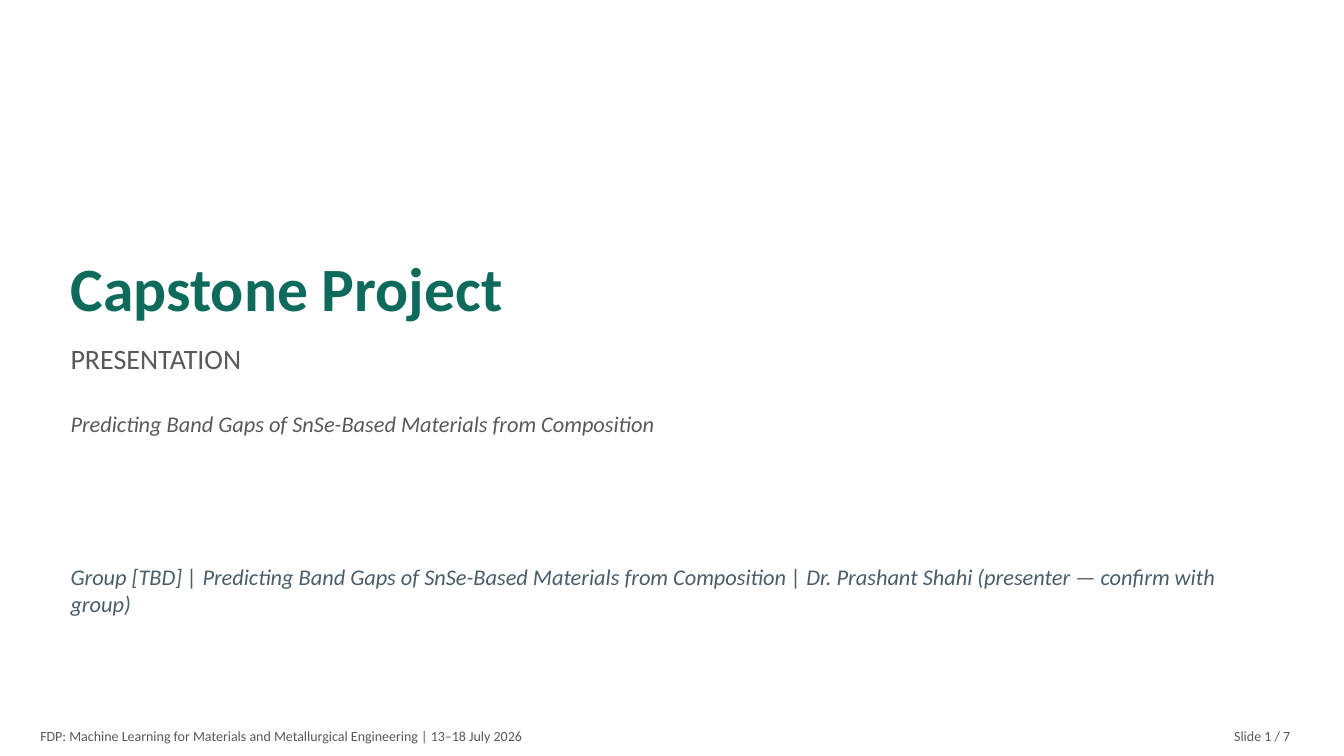
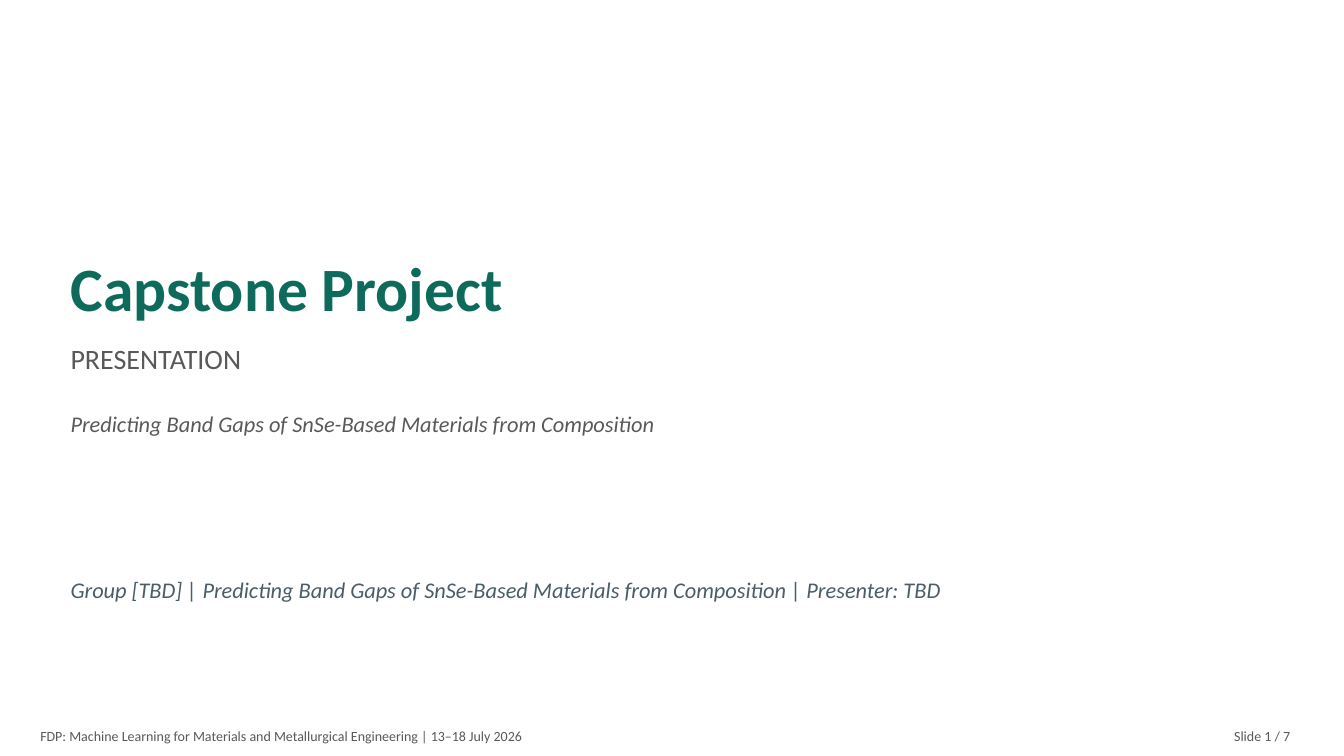
Before and after one commit to ShahiDDU/snse-bandgap-ml-capstone, a slide deck: slide 1 of SnSe_Capstone_Slides.pptx. Drawn at 1344x756 pixels with LibreOffice and Linux fonts; fonts in the diff are those of the drawing. Boxes give left, top, right and bottom in pixels: in the first picture for what was removed or moved away, otherwise in the second. Text is boxed around its words. In the diff, an @@ line names an element or a change of style, - is before the commit and + after.

Commit message:
Remove group member names and institution addresses, keep roles only

```diff
--- a/SnSe_Capstone_Slides.pptx
+++ b/SnSe_Capstone_Slides.pptx
@@ text at box(71, 582, 940, 602): text changed @@
-Group [TBD] | Predicting Band Gaps of SnSe-Based Materials from Composition | Dr. Prashant Shahi (presenter — confirm with group)
+Group [TBD] | Predicting Band Gaps of SnSe-Based Materials from Composition | Presenter: TBD
```
Also in this commit, not shown: 3 other files.
